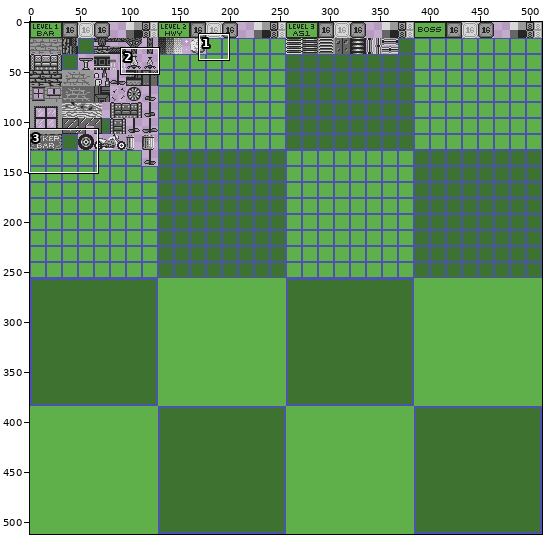
Sprite sheet, stored at img/backgrounds/spritesheet_master.png. The first picture is a wide view before the edit; the outline marks the close-up.
Close-up. Old version:
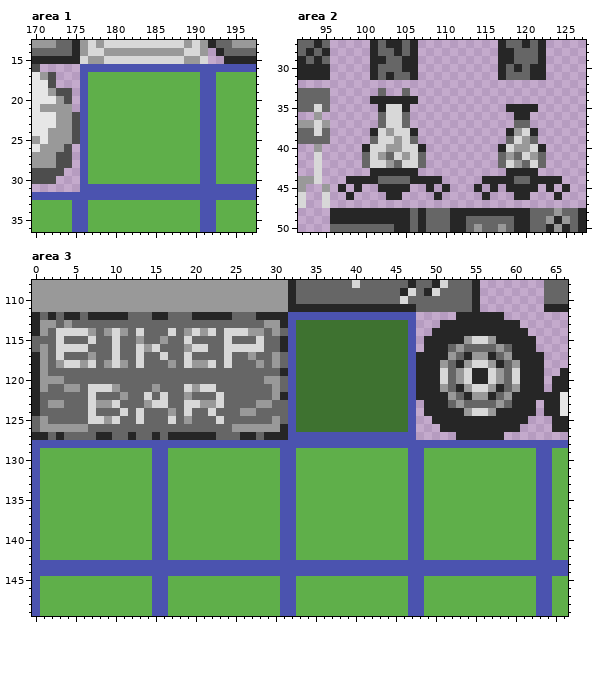
The file is 512x512 pixels. Shown: area 1: x 170..197, y 13..36; area 2: x 92..127, y 27..50; area 3: x 0..66, y 108..149. The commit also changed other parts of the picture, which this record leaves out.
The result:
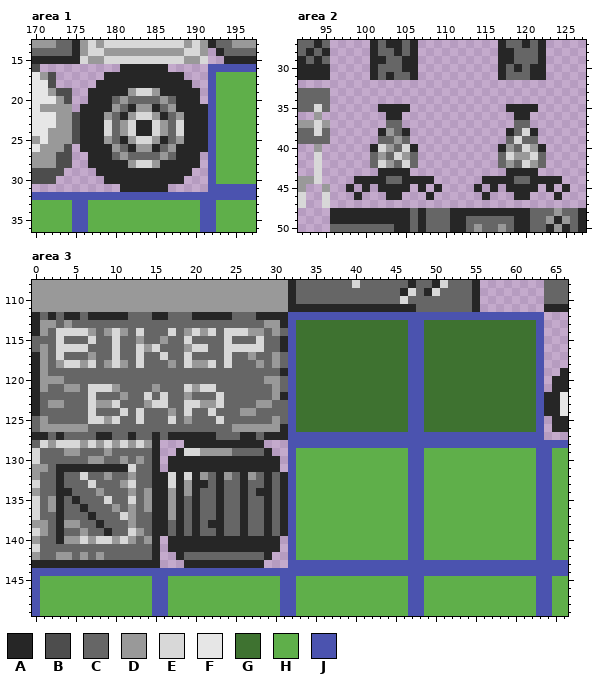
Palette (. is transparent): A #262626  B #4d4d4d  C #666666  D #999999  E #d8d8d8  F #e6e6e6  G #3e7230  H #5faf4a  J #4b53af
Changes in this commit:
Changed rows in their new state; - is an unchanged pixel.
Area 1:
first column x 176:
16 .....AAAAAA.....
17 ...AAAAAAAAAA...
18 ..AAAAAAAAAAAA..
19 .AAAAADEEDAAAAA.
20 .AAACDCCCCDCAAA.
21 AAAADCADDACDAAAA
22 AAADCADEEDACDAAA
23 AAAECDEAAEDCEAAA
24 AAAECDEAAEDCEAAA
25 AAADCADEEDACDAAA
26 AAAADCADDACDAAAA
27 .AAACDCCCCDCAAA.
28 .AAAAADEEDAAAAA.
29 ..AAAAAAAAAAAA..
30 ...AAAAAAAAAA...
31 .....AAAAAA.....
Area 2:
first column x 97:
33 -----.--.----------------
34 ----......---------------
35 ------AA-----------------
36 -----.AA.----------------
37 -----.CC.----------------
38 ----.A-CA.------------C--
39 ----.CC-C.-------------C-
40 ---.A--C-A.----------DCED
41 ---.C----C.----------EDDE
42 ---.C----C.----------DCED
43 ----.----.---------------
44 -.---A--A---.------------
45 .A.A------A.A.-----------
46 -.A--------A.------------
Area 3:
first column x 0:
112 ------------------------------------------------JJJJJJJJJJJJJJJJ
113 ------------------------------------------------JGGGGGGGGGGGGGGJ
114 ------------------------------------------------JGGGGGGGGGGGGGGJ
115 ------------------------------------------------JGGGGGGGGGGGGGGJ
116 ------------------------------------------------JGGGGGGGGGGGGGGJ
117 ------------------------------------------------JGGGGGGGGGGGGGGJ
118 ------------------------------------------------JGGGGGGGGGGGGGGJ
119 ------------------------------------------------JGGGGGGGGGGGGGGJ
120 ------------------------------------------------JGGGGGGGGGGGGGGJ
121 ------------------------------------------------JGGGGGGGGGGGGGGJ
122 ------------------------------------------------JGGGGGGGGGGGGGGJ
123 ------------------------------------------------JGGGGGGGGGGGGGGJ
124 ------------------------------------------------JGGGGGGGGGGGGGGJ
125 ------------------------------------------------JGGGGGGGGGGGGGGJ
126 ------------------------------------------------JGGGGGGGGGGGGGGJ
127 ------------------------------------------------JJJJJJJJJJJJJJJJ
128 CEDEEEDEDEDEDEDA...AAAAAAAAAA...--------------------------------
129 ECCCDDCCCDCCCCCA..AEEDDDDCCCCA..--------------------------------
130 ECCCCCCDDCCDCDCA.AAAAAAAAAAAAAA.--------------------------------
131 DDCAAAAAAAAAECCA.AAAAAAAAAAAAAA.--------------------------------
132 DCCACCECCDCCDCCAAEAEADCADCADCACA--------------------------------
133 ECCACCCECCCDECCAAEADAACACCACCACA--------------------------------
134 DCCAACCCDCCCDCDAADADACCACCACAACA--------------------------------
135 ECDACACCCECCECDAADACACCACCACCACA--------------------------------
136 ECDACCACCCDCDCDAADACACCACCACCACA--------------------------------
137 ECCACCCACCCEDCCAADACACCACCACCACA--------------------------------
138 DDCADDCCACCCDCCAACACACAACCACCACA--------------------------------
139 EDCACCDCCACCEDCAACACACCACCACCACA--------------------------------
140 DCCADDEDEEDEDCDA.AAAAAAAAAAAAAA.--------------------------------
141 ECCCCCCCCCCCCCCA.AAAAAAAAAAAAAA.--------------------------------
142 DCCDDCDCDCCCCCCA..ACCCCCCCCCCA..--------------------------------
143 AAAAAAAAAAAAAAAA...AAAAAAAAAA...--------------------------------
